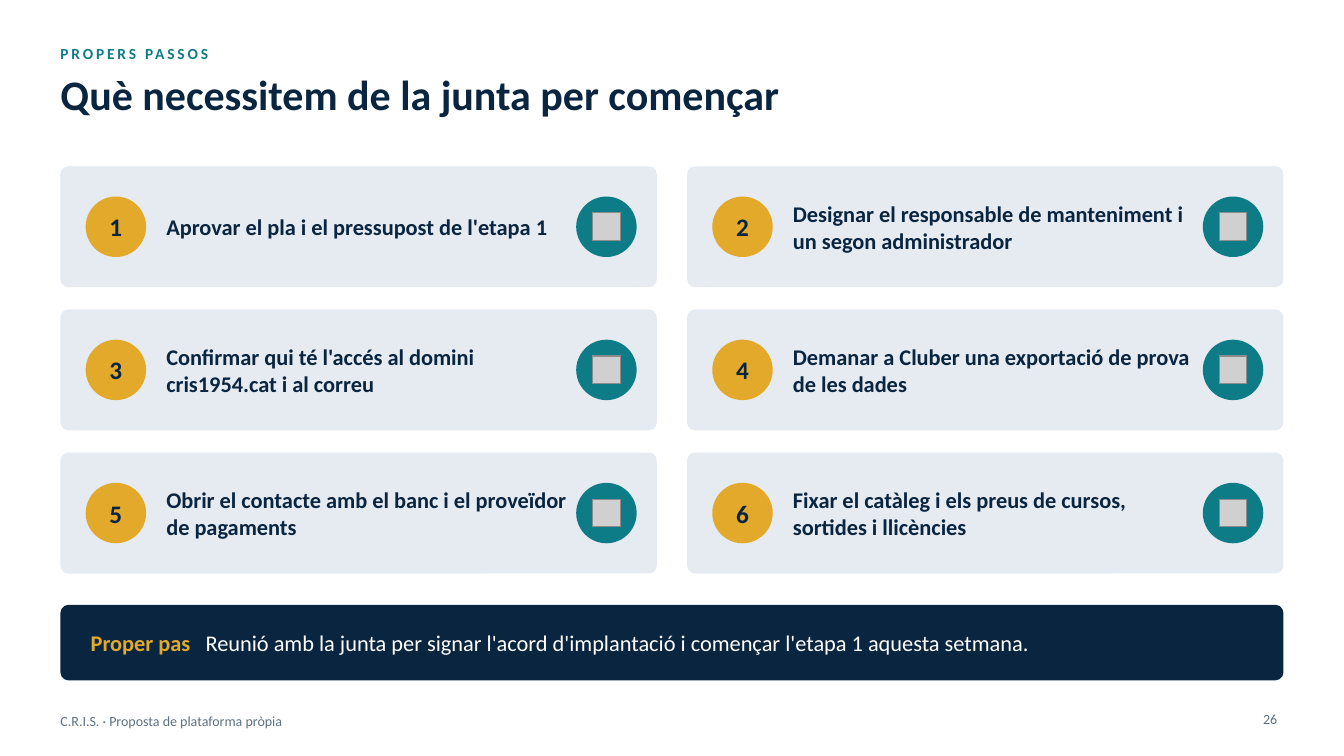
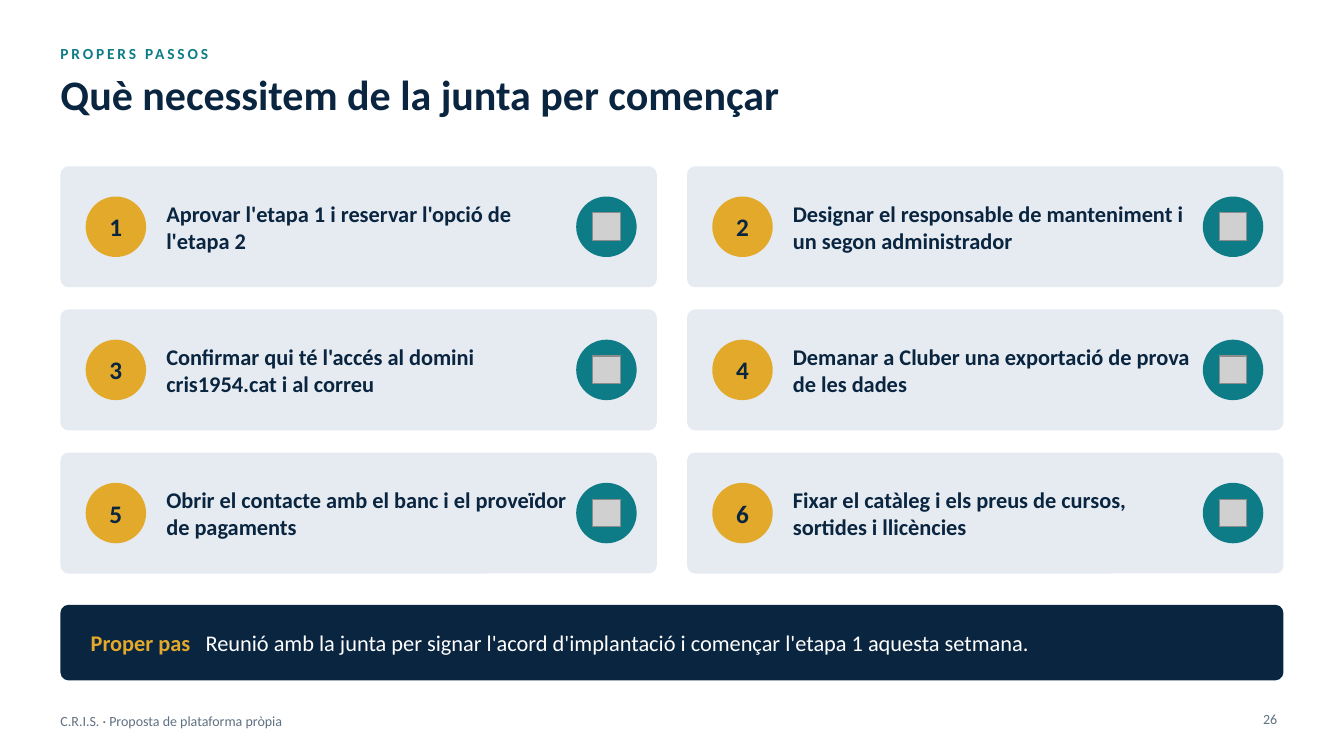
Before and after one commit to gerardtristan/Centre-de-Recuperacio-i-d-Investigacions-Submarines-App-Web, a slide deck: slide 26 of docs/entregues/Proposta-CRIS-plataforma.pptx. Drawn at 1344x756 pixels with LibreOffice and Linux fonts; fonts in the diff are those of the drawing; grey boxes stand for pictures; background and template pictures are left out. Boxes give left, top, right and bottom in pixels: in the first picture for what was removed or moved away, otherwise in the second. Text is boxed around its words. In the diff, an @@ line names an element or a change of style, - is before the commit and + after.

```diff
--- a/docs/entregues/Proposta-CRIS-plataforma.pptx
+++ b/docs/entregues/Proposta-CRIS-plataforma.pptx
@@ text at [166,206,511,253]: text changed @@
-Aprovar el pla i el pressupost de l'etapa 1
+Aprovar l'etapa 1 i reservar l'opció de l'etapa 2
```
Also in this commit, not shown: 4 other slides changed, 1 other file.
